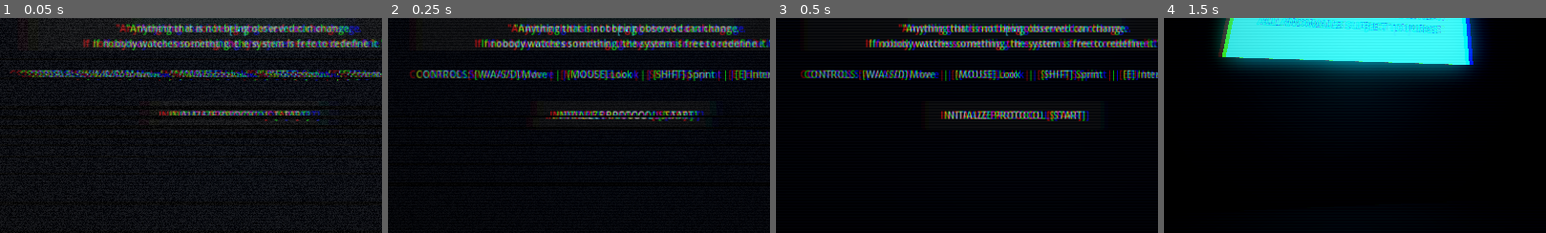
Above: before the commit, frames 1-4 (left to right).
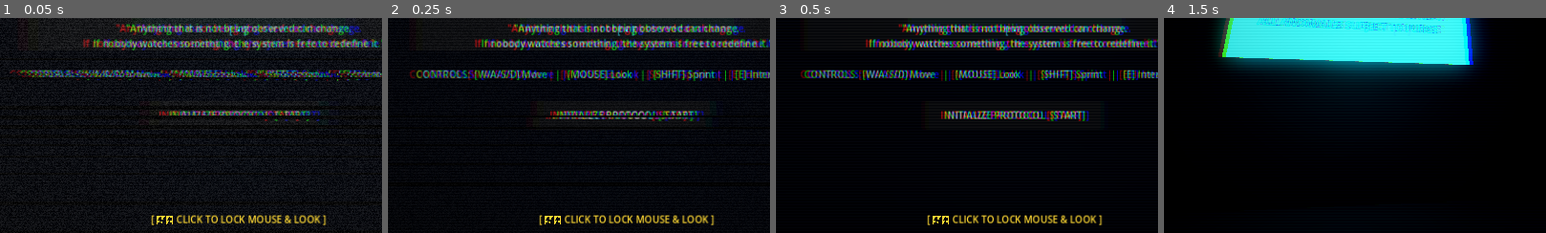
Above: after the commit, the same moments.

Repository: adityasing9/Glitch-City
Game: Godot game, scene res://scenes/main.tscn
Same seed, same stepped clock (60 frames per second), same inputs: the game is played once before the commit and once after it.
Inputs (mouse positions are % of the whole screen's width and height, from its top left):
- Up to frame 1 (0.05 s): no input
- Up to frame 2 (0.25 s): no input
- Up to frame 3 (0.5 s): no input
- Up to frame 4 (1.5 s): click "INITIALIZE PROTOCOL [START]" at 0.5 s; tap Enter (ui_accept) at 1.25 s; move the mouse to (55, 50) at 1.27 s; hold W (move_forward) from 1.28 s (still down); tap E (interact) at 1.35 s; click (55, 50) at 1.42 s
The pictures show only the part of the screen within x 19-69%, y 47-97%; the shares and areas given below are measured in that part.

The runs differ from the first frame. In frame 1, 1.1% of the frame differs, in the area x 39-86%, y 91-97%; in frame 2, 1.1%; in frame 3, 1.1%; in frame 4, nothing differs.
Error in both runs: Invalid call. Nonexistent function 'is_action_just_pressed' in base 'InputEventKey'. (res://scripts/game_manager.gd:138)

Commit message:
fix(input): use _input for player mouse look, enable drag-look fallback, and add click-to-lock helper

Diff:
--- a/scripts/hud.gd
+++ b/scripts/hud.gd
@@ -38,6 +38,7 @@
 var in_cctv_mode: bool = false
 var datapad_active: bool = false
 var time_elapsed: float = 0.0
+var click_to_look_label: Label
 
 signal datapad_dismissed
 signal cctv_disengage_requested
@@ -96,9 +97,11 @@
     top_right.offset_top = 25
     top_right.offset_right = -30
     top_right.offset_bottom = 90
+    top_right.mouse_filter = Control.MOUSE_FILTER_IGNORE
     root_control.add_child(top_right)
 
     var obj_vbox = VBoxContainer.new()
+    obj_vbox.mouse_filter = Control.MOUSE_FILTER_IGNORE
     top_right.add_child(obj_vbox)
 
     var obj_header = Label.new()
@@ -119,6 +122,7 @@
     scanner_container.offset_top = 45
     scanner_container.offset_right = 260
     scanner_container.offset_bottom = 85
+    scanner_container.mouse_filter = Control.MOUSE_FILTER_IGNORE
     scanner_container.visible = false
     root_control.add_child(scanner_container)
 
@@ -130,6 +134,7 @@
     # Center Reticle / Crosshair
     crosshair = Control.new()
     crosshair.set_anchors_preset(Control.PRESET_CENTER)
+    crosshair.mouse_filter = Control.MOUSE_FILTER_IGNORE
     root_control.add_child(crosshair)
 
     reticle_center = ColorRect.new()
@@ -157,6 +162,7 @@
     prompt_container.offset_top = -140
     prompt_container.offset_right = 260
     prompt_container.offset_bottom = -95
+    prompt_container.mouse_filter = Control.MOUSE_FILTER_IGNORE
     prompt_container.visible = false
     root_control.add_child(prompt_container)
 
@@ -165,6 +171,20 @@
     prompt_label.vertical_alignment = VERTICAL_ALIGNMENT_CENTER
     prompt_label.modulate = Color(0.2, 1.0, 0.7)
     prompt_container.add_child(prompt_label)
+
+    # Click to Look helper banner
+    click_to_look_label = Label.new()
+    click_to_look_label.set_anchors_preset(Control.PRESET_CENTER_BOTTOM)
+    click_to_look_label.offset_left = -300
+    click_to_look_label.offset_top = -55
+    click_to_look_label.offset_right = 300
+    click_to_look_label.offset_bottom = -25
+    click_to_look_label.horizontal_alignment = HORIZONTAL_ALIGNMENT_CENTER
+    click_to_look_label.text = "[ 🖱️ CLICK TO LOCK MOUSE & LOOK ]"
+    click_to_look_label.modulate = Color(1.0, 0.85, 0.2)
+    click_to_look_label.mouse_filter = Control.MOUSE_FILTER_IGNORE
+    click_to_look_label.visible = false
+    root_control.add_child(click_to_look_label)
 
     # 3. CCTV Feed Mode Overlay
     _build_cctv_overlay(root_control)
@@ -305,6 +325,10 @@
     if in_cctv_mode:
         var blink = int(time_elapsed * 2.5) % 2 == 0
         cctv_rec_label.modulate = Color(1.0, 0.2, 0.3) if blink else Color(0.4, 0.1, 0.1)
+
+    if click_to_look_label:
+        var needs_lock = (Input.get_mouse_mode() != Input.MOUSE_MODE_CAPTURED and not in_cctv_mode and not datapad_active)
+        click_to_look_label.visible = needs_lock
 
 func set_prompt(text: String) -> void:
     if text.is_empty():
--- a/scripts/player.gd
+++ b/scripts/player.gd
@@ -91,18 +91,19 @@
     floor_snap_length = 0.25
     floor_max_angle = deg_to_rad(45.0)
 
-func _unhandled_input(event: InputEvent) -> void:
+func _input(event: InputEvent) -> void:
     if is_locked:
         return
 
-    if event is InputEventMouseButton and event.pressed:
+    if event is InputEventMouseButton and event.pressed and event.button_index == MOUSE_BUTTON_LEFT:
         if Input.get_mouse_mode() != Input.MOUSE_MODE_CAPTURED:
             Input.set_mouse_mode(Input.MOUSE_MODE_CAPTURED)
 
-    if event is InputEventMouseMotion and Input.get_mouse_mode() == Input.MOUSE_MODE_CAPTURED:
-        rotate_y(-event.relative.x * mouse_sensitivity)
-        head.rotate_x(-event.relative.y * mouse_sensitivity)
-        head.rotation.x = clamp(head.rotation.x, deg_to_rad(-88), deg_to_rad(88))
+    if event is InputEventMouseMotion:
+        if Input.get_mouse_mode() == Input.MOUSE_MODE_CAPTURED or Input.is_mouse_button_pressed(MOUSE_BUTTON_LEFT):
+            rotate_y(-event.relative.x * mouse_sensitivity)
+            head.rotate_x(-event.relative.y * mouse_sensitivity)
+            head.rotation.x = clamp(head.rotation.x, deg_to_rad(-88), deg_to_rad(88))
 
     if event is InputEventKey and event.pressed and not event.echo:
         if event.keycode == KEY_F:
